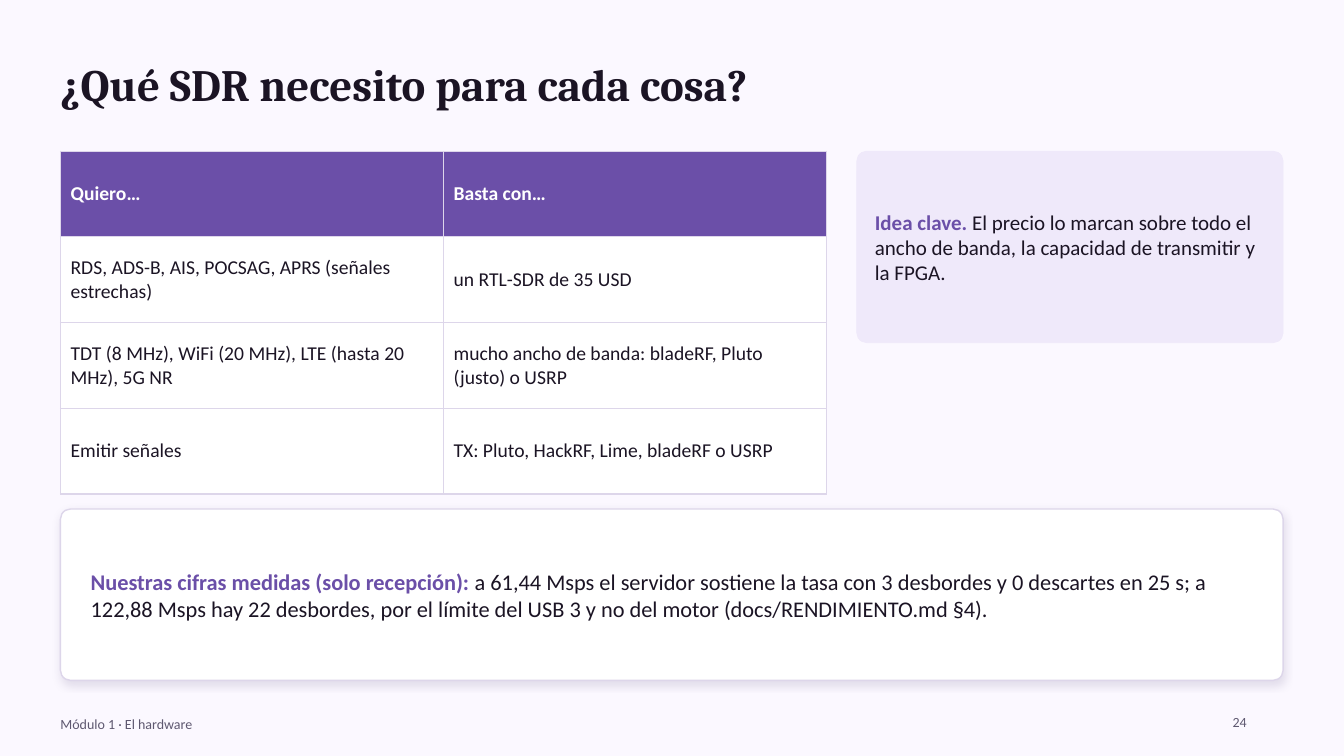
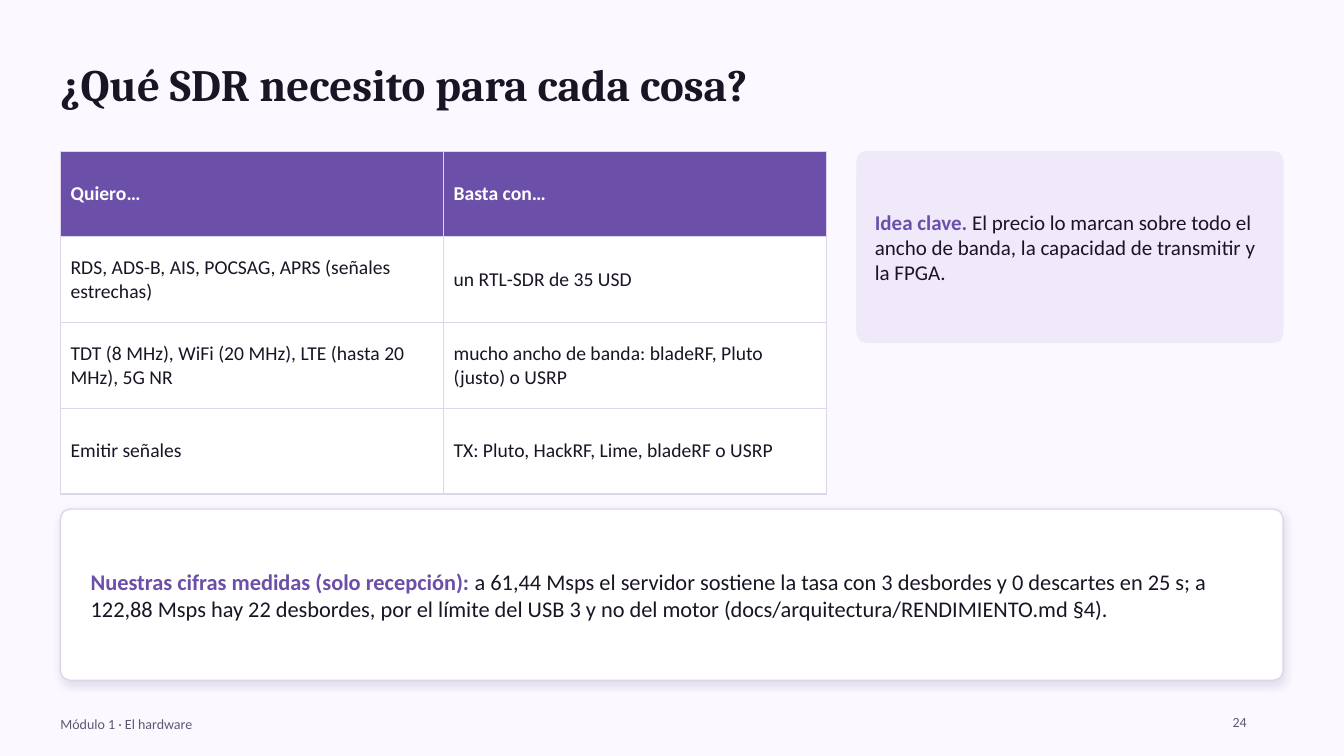
Before and after one commit to jlasherasTracasa/bladerf-suite, a slide deck: slide 24 of docs/presentacion/BladeRF_Lab.pptx. Drawn at 1344x756 pixels with LibreOffice and Linux fonts; fonts in the diff are those of the drawing. Boxes give left, top, right and bottom in pixels: in the first picture for what was removed or moved away, otherwise in the second. Text is boxed around its words. In the diff, an @@ line names an element or a change of style, - is before the commit and + after.

```diff
--- a/docs/presentacion/BladeRF_Lab.pptx
+++ b/docs/presentacion/BladeRF_Lab.pptx
@@ text at box(91, 573, 1206, 621): text changed @@
-Nuestras cifras medidas (solo recepción): a 61,44 Msps el servidor sostiene la tasa con 3 desbordes y 0 descartes en 25 s; a 122,88 Msps hay 22 desbordes, por el límite del USB 3 y no del motor (docs/RENDIMIENTO.md §4).
+Nuestras cifras medidas (solo recepción): a 61,44 Msps el servidor sostiene la tasa con 3 desbordes y 0 descartes en 25 s; a 122,88 Msps hay 22 desbordes, por el límite del USB 3 y no del motor (docs/arquitectura/RENDIMIENTO.md §4).
```
Also in this commit, not shown: 24 other slides changed, 6 other files.
